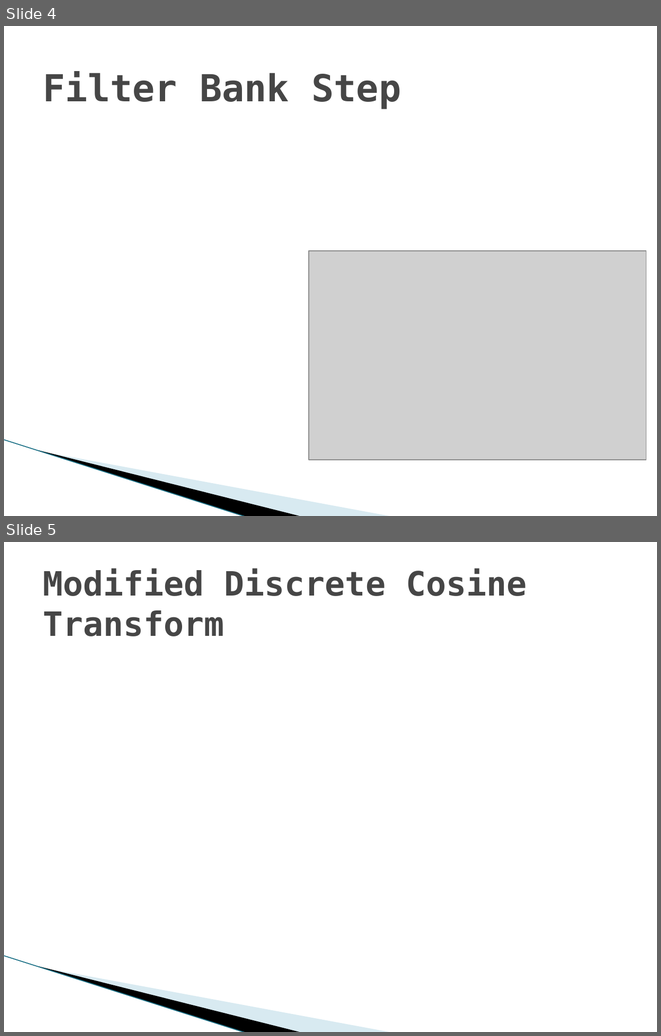
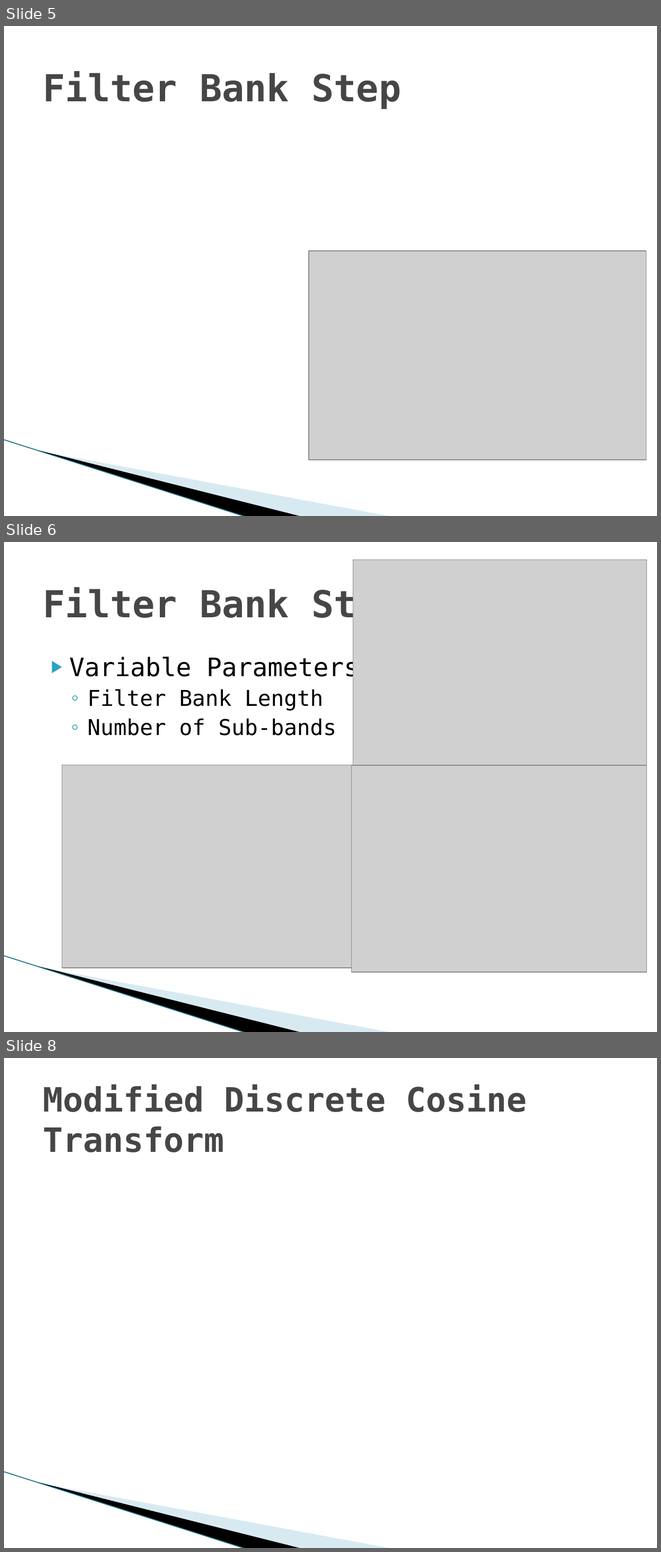
Before and after one commit to ericaddison/Algs_Term_Project, a slide deck: report/JET Audio Encoder.pptx. Shown one above the other, each under a label of ours: slides 4 and 5 before the commit, slides 5, 6 and 8 after it; the slides between them are not shown. The pictures are 661x1036 and 661x1552 pixels, drawn with LibreOffice and Linux fonts; fonts in the diff are those of the drawing; grey boxes stand for pictures; background and template pictures are left out. Boxes give left, top, right and bottom in pixels: in the first picture for what was removed or moved away, otherwise in the second. Text is boxed around its words. In the diff, an @@ line names an element or a change of style, - is before the commit and + after.

```diff
--- a/report/JET Audio Encoder.pptx
+++ b/report/JET Audio Encoder.pptx
@@ slide 6 added at (x1=4, y1=542, x2=657, y2=1032), background #FFFFFF; not listed: 3 template elements that a slide beside it also shows @@
@@ picture added at (x1=353, y1=559, x2=647, y2=765) @@
@@ title added at (x1=43, y1=587, x2=401, y2=625), 41 pt, text #464646, bold @@
+Filter Bank Step
@@ text added at (x1=69, y1=655, x2=359, y2=735), 24 pt, text #000000 @@
+▶ Variable Parameters
+  ◦ Filter Bank Length
+  ◦ Number of Sub-bands
@@ picture added at (x1=62, y1=765, x2=351, y2=968) @@
@@ picture added at (x1=351, y1=765, x2=646, y2=972) @@
@@ what was slide 4 is now slide 5 @@
@@ what was slide 5 is now slide 8 @@
```
Also in this commit, not shown: 7 slides changed, 2 other slides added, 7 slides removed, 1 other file.
